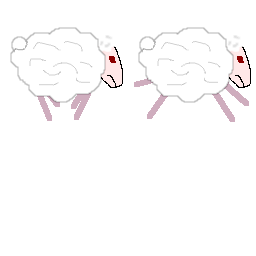
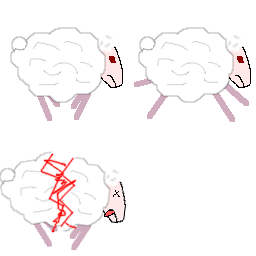
The second 256px x 256px image is a revision of the first. Changes to its layers:
added layer "Pasted Layer #2" above "Pasted Layer #1" over box(0, 151, 127, 251)
